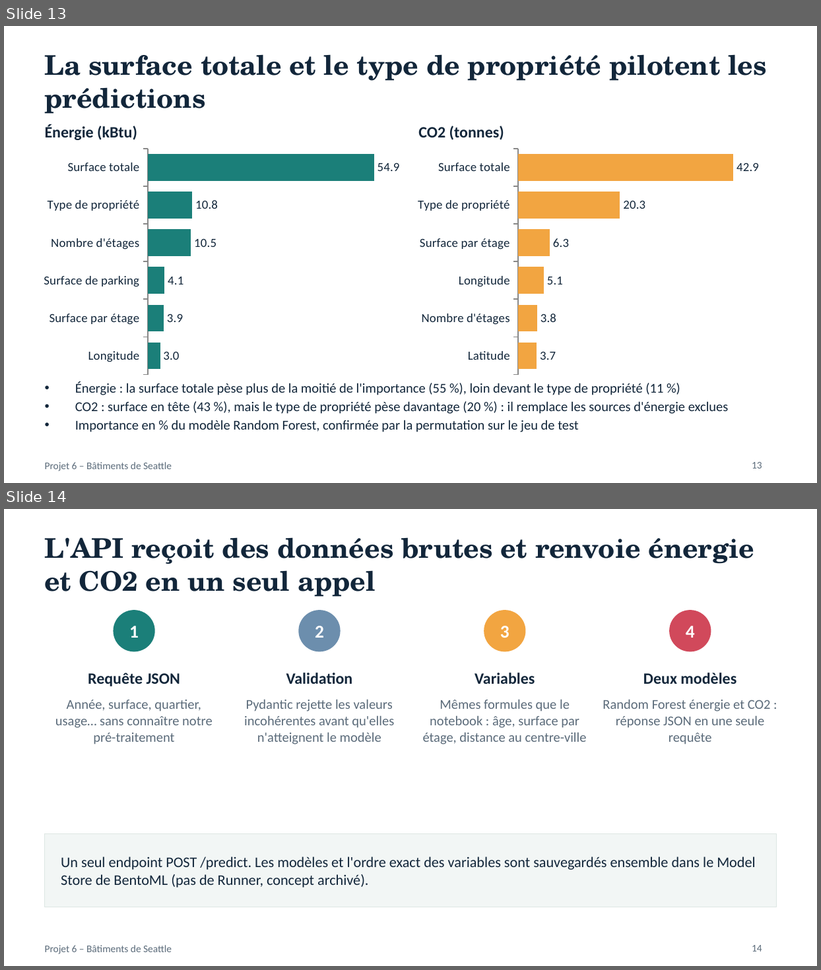
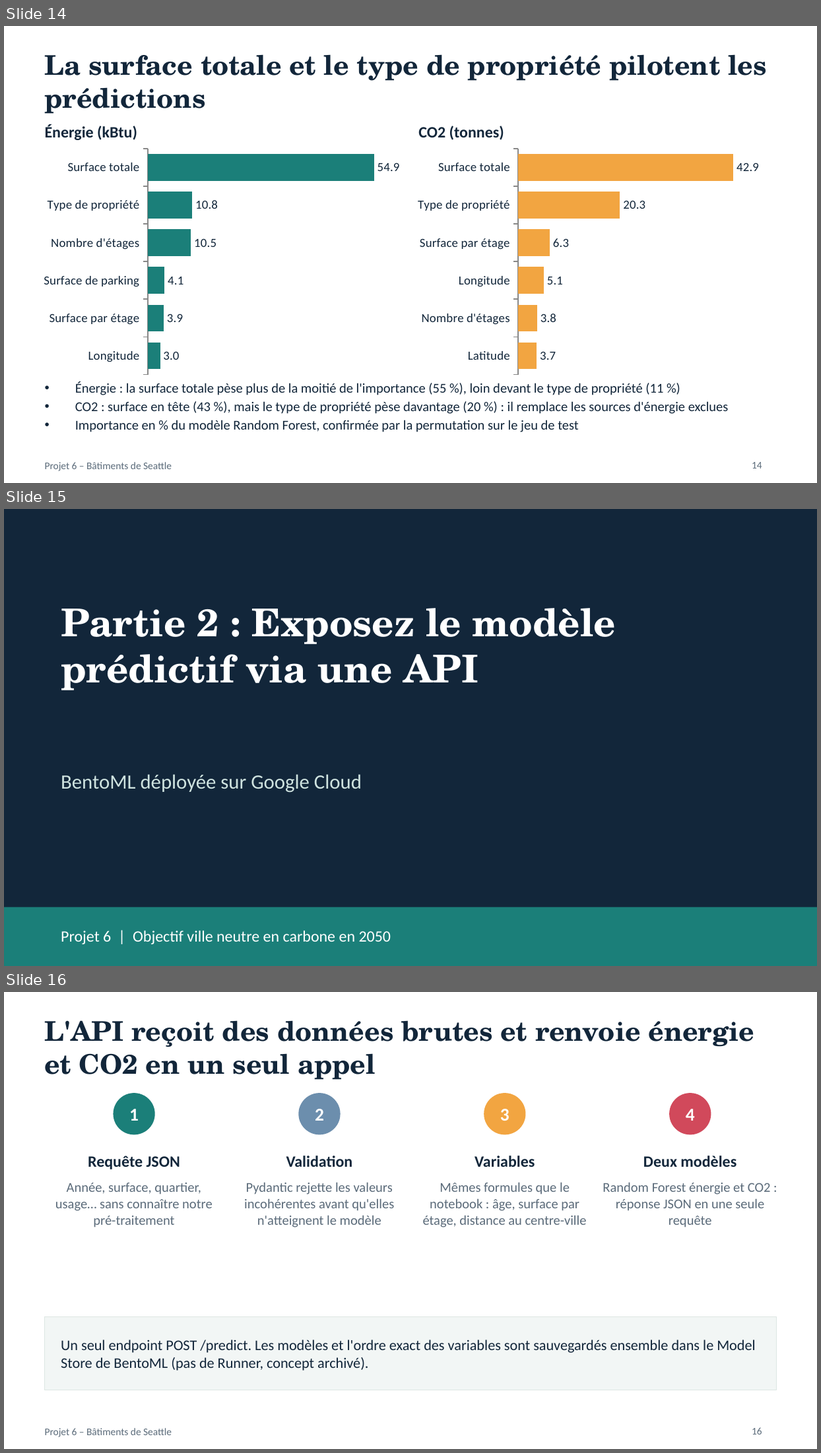
Before and after one commit to Bideau-b/projet6_Anticipez_les_besoins_en_consommation_de_b-timents, a slide deck: projet6_presentation_seattle_complete.pptx. Shown one above the other, each under a label of ours: slides 13 and 14 before the commit, slides 14, 15 and 16 after it. The pictures are 821x970 and 821x1453 pixels, drawn with LibreOffice and Linux fonts; fonts in the diff are those of the drawing. Boxes give left, top, right and bottom in pixels: in the first picture for what was removed or moved away, otherwise in the second. Text is boxed around its words. In the diff, an @@ line names an element or a change of style, - is before the commit and + after.

```diff
--- a/projet6_presentation_seattle_complete.pptx
+++ b/projet6_presentation_seattle_complete.pptx
@@ slide 15 added at <box>4,509,817,966</box>, background #12263A @@
@@ text added at <box>61,608,616,691</box>, 34 pt, text #FFFFFF, bold @@
+Partie 2 : Exposez le modèle prédictif via une API
@@ text added at <box>61,774,362,793</box>, 18 pt, text #CFE3E0 @@
+BentoML déployée sur Google Cloud
@@ rectangle added at <box>4,908,817,966</box>, fill #1B7F79 @@
@@ text added at <box>61,931,391,945</box>, 14 pt, text #FFFFFF @@
+Projet 6 | Objectif ville neutre en carbone en 2050
@@ what was slide 13 is now slide 14 @@
@@ page number at <box>752,462,762,469</box>: text changed @@
-13
+14
@@ what was slide 14 is now slide 16 @@
@@ page number at <box>752,1428,762,1435</box>: text changed @@
-14
+16
```
Also in this commit, not shown: 1 slide changed, 1 other slide added.
